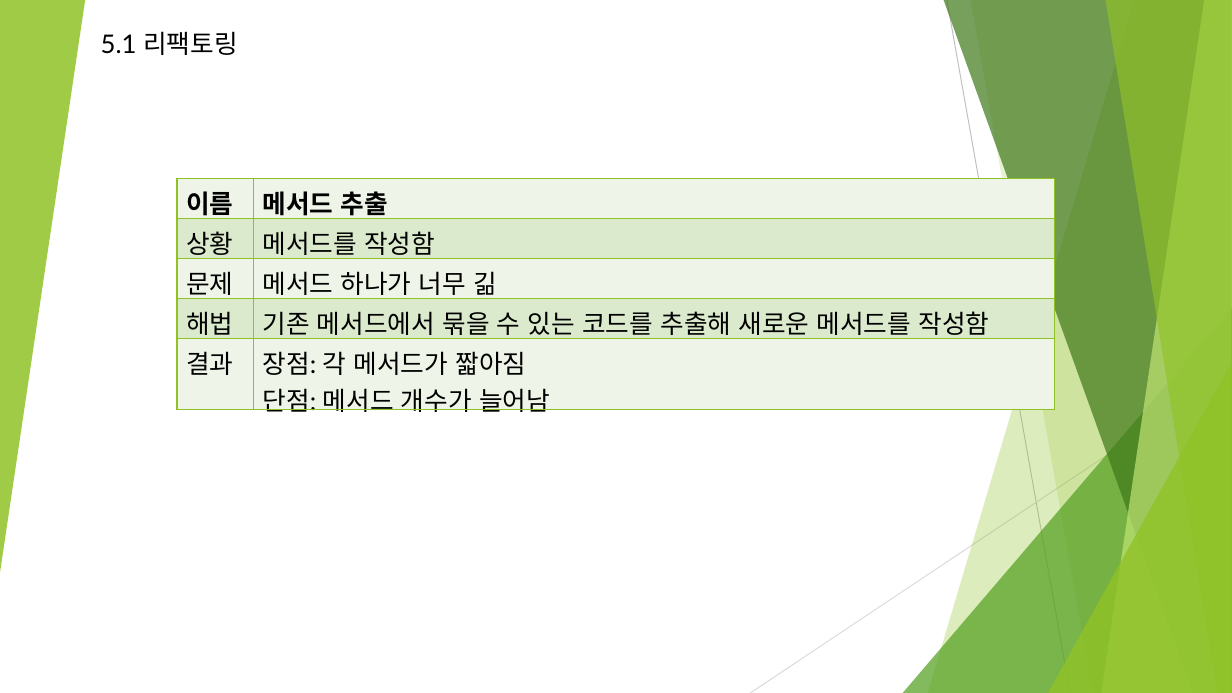
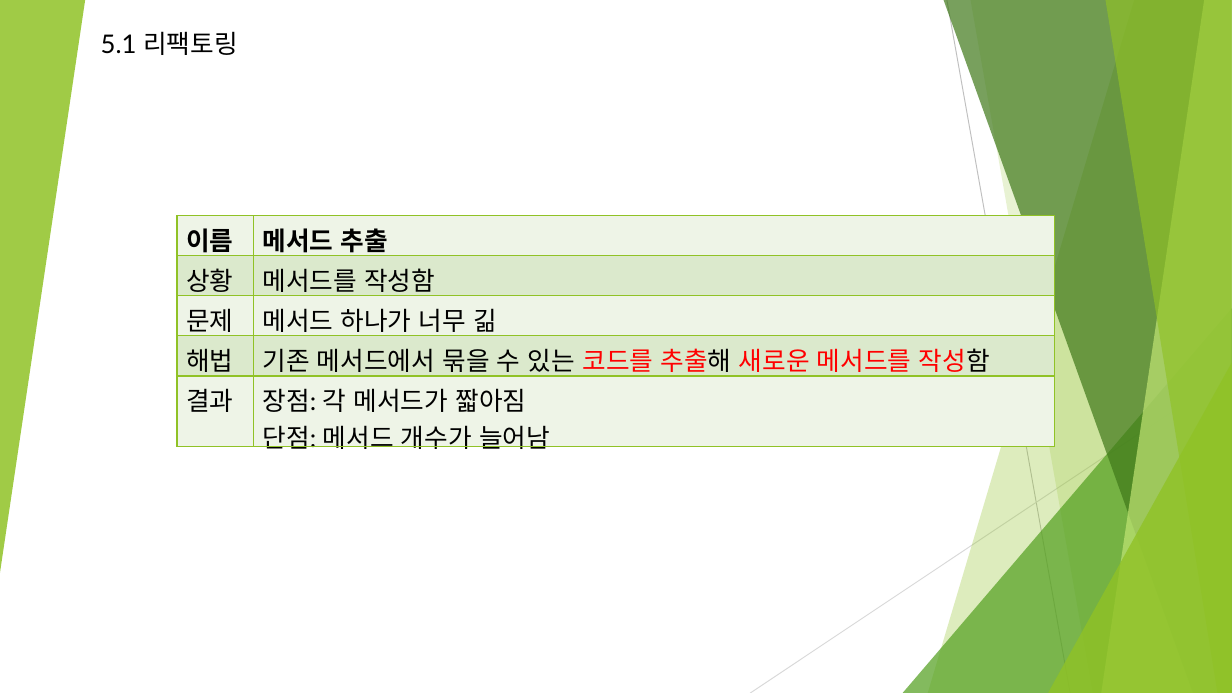
Before and after one commit to kim-seungmin/refactoringStudy, a slide deck: slide 4 of 리펙토링.pptx. Drawn at 1232x693 pixels with LibreOffice and Linux fonts; fonts in the diff are those of the drawing. Boxes give left, top, right and bottom in pixels: in the first picture for what was removed or moved away, otherwise in the second. Text is boxed around its words. In the diff, an @@ line names an element or a change of style, - is before the commit and + after.

Commit message:
pptFix

```diff
--- a/리펙토링.pptx
+++ b/리펙토링.pptx
@@ table at (177, 215, 1056, 477) @@
@@ text colour #000000 to #FF0000 in "코드를 추출해 새로운 메서드를 작성함" @@
@@ table: place and size @@
-table at (177, 178, 1056, 440)
+table at (177, 215, 1056, 477)
```
Also in this commit, not shown: 5 other slides changed, 16 slides added, 4 slides removed.
